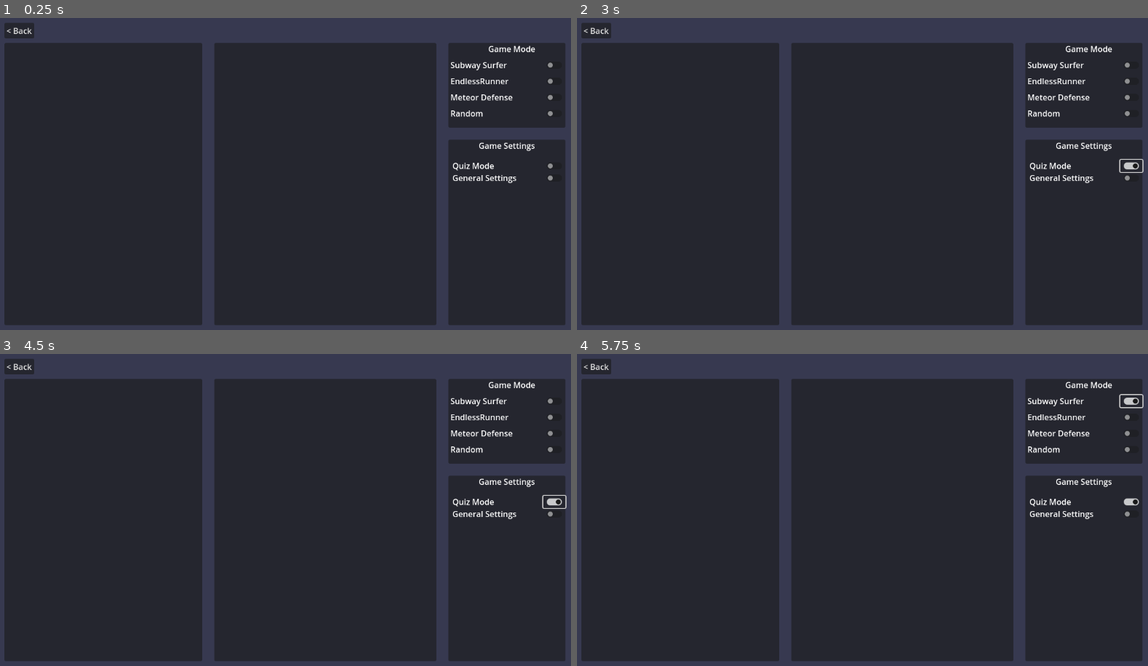
Above: before the commit, frames 1-4 (two rows, left to right).
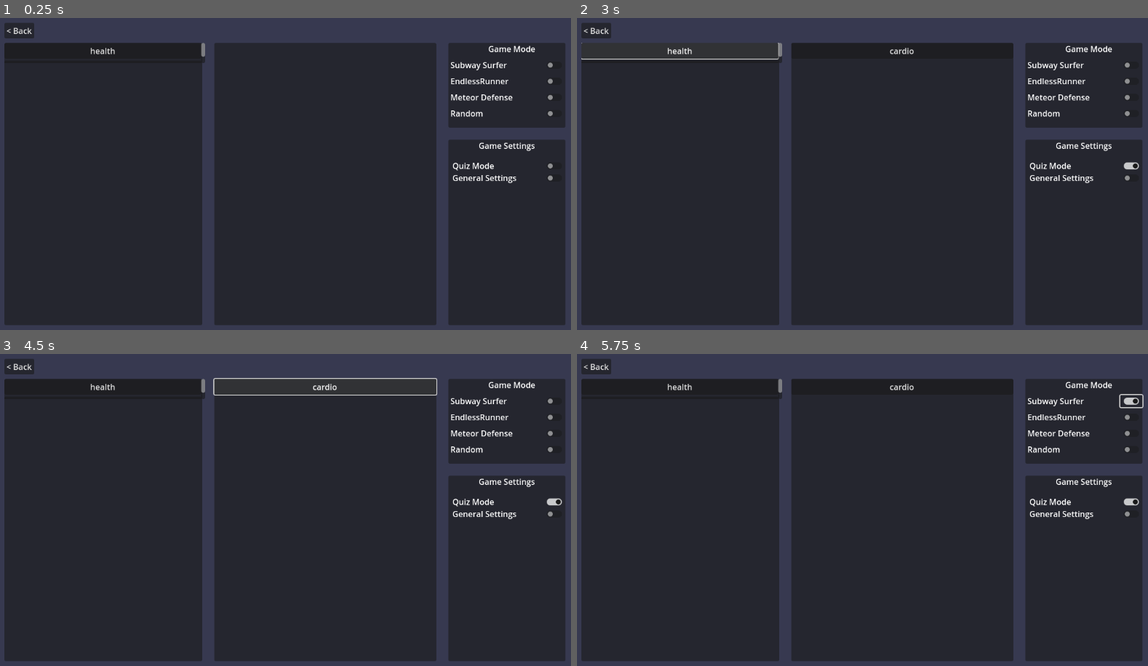
Above: after the commit, the same moments.

Repository: squidink7/SuperAF
Game: Godot game, scene res://scenes/ui/teacher/game_settings.tscn
The game is run twice, just before and just after one commit, with the same random seed, the same clock (stepped at 60 frames per second) and the same inputs. This scene is started directly instead of the project's main scene.
Inputs (mouse positions are in pixels of both pictures, inside the frame that each line leads up to):
- Up to frame 1 (0.25 s): no input
- Up to frame 2 (3 s): click "EndlessRunner" at 0.5 s; click "EndlessRunner" at 1.25 s; click (1130, 164) at 2 s; click (679, 52) at 2.75 s, where only the run after the commit has a clickable "health"
- Up to frame 3 (4.5 s): click (102, 403) at 3.5 s, where only the run after the commit has a clickable "testing"; click (325, 388) at 4.25 s, where only the run after the commit has a clickable "cardio"
- Up to frame 4 (5.75 s): click "Subway Surfer" at 5 s

The runs differ from the first frame. In frame 1, less than 0.1% of the frame differs, in the area x 15-36%, y 7-15%; in frame 2, 0.3%; in frame 3, 0.5%, in the area x 15-100%, y 7-50%; in frame 4, 0.1%.

Commit message:
Fix issues with scenes

Diff:
--- a/scenes/ui/teacher/game_settings.tscn
+++ b/scenes/ui/teacher/game_settings.tscn
@@ -1,6 +1,6 @@
 [gd_scene load_steps=2 format=3 uid="uid://wbycu7yio7wx"]
 
-[ext_resource type="Script" path="res://scenes/ui/teacher/teacher_game_settings.gd" id="1_pcbq7"]
+[ext_resource type="Script" uid="uid://bnn47fifbdnkv" path="res://scenes/ui/teacher/game_settings.gd" id="1_pcbq7"]
 
 [node name="TeacherGameSettings" type="Control"]
 layout_mode = 3
